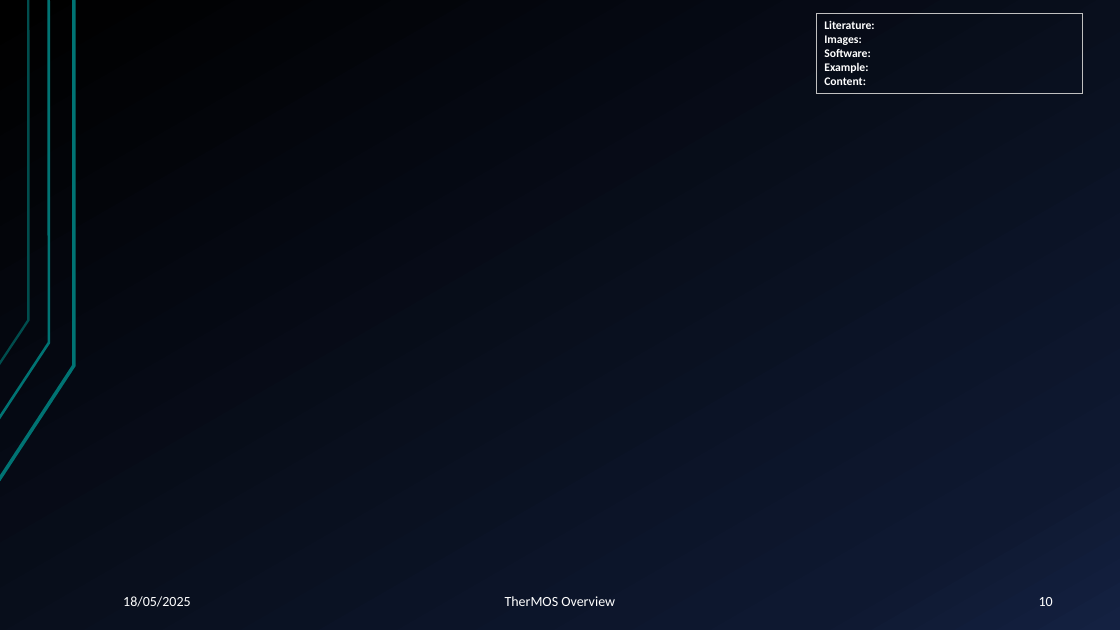
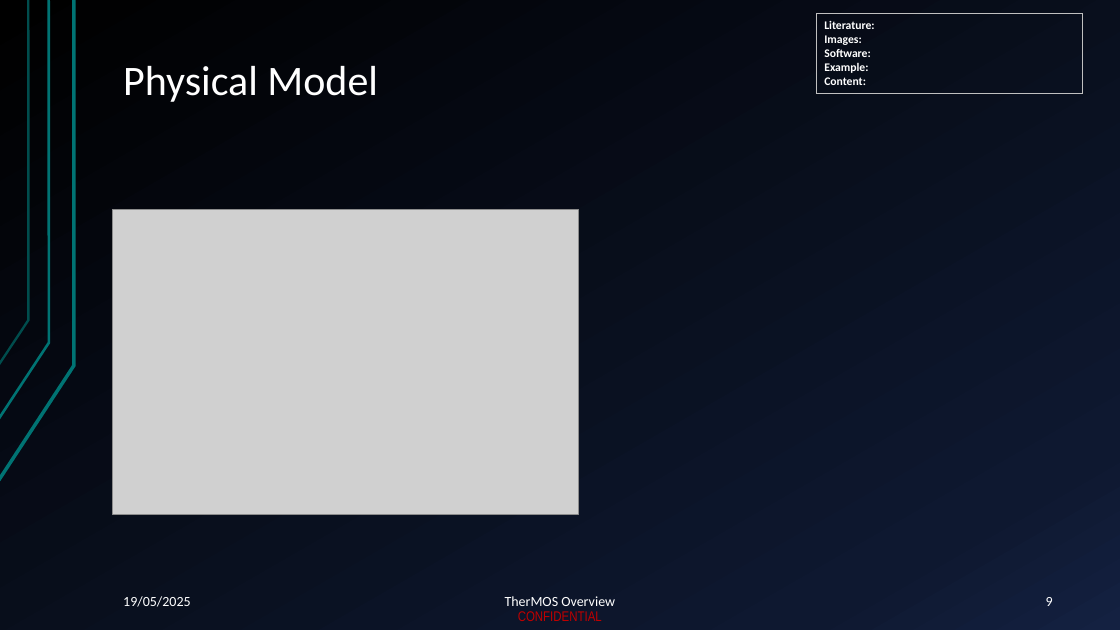
Before and after one commit to pascme05/TherMOS, a slide deck: slide 9 of docu/ppt/PR_250515_Thermos_Tutorial.pptx (slide 10 before the commit). Drawn at 1120x630 pixels with LibreOffice and Linux fonts; fonts in the diff are those of the drawing; grey boxes stand for pictures. Boxes give left, top, right and bottom in pixels: in the first picture for what was removed or moved away, otherwise in the second. Text is boxed around its words. In the diff, an @@ line names an element or a change of style, - is before the commit and + after.

```diff
--- a/docu/ppt/PR_250515_Thermos_Tutorial.pptx
+++ b/docu/ppt/PR_250515_Thermos_Tutorial.pptx
@@ title added at (123,66,378,102), 36 pt, text #FFFFFF @@
+Physical Model
@@ picture added at (112,209,578,514) @@
@@ text at (123,596,190,607): text changed @@
-18/05/2025
+19/05/2025
@@ page number at (1046,597,1053,606): text changed @@
-10
+9
@@ text added at (518,611,602,621), 12 pt, text #C00000 @@
+CONFIDENTIAL
```
Also in this commit, not shown: 44 other slides changed, 8 slides added.
